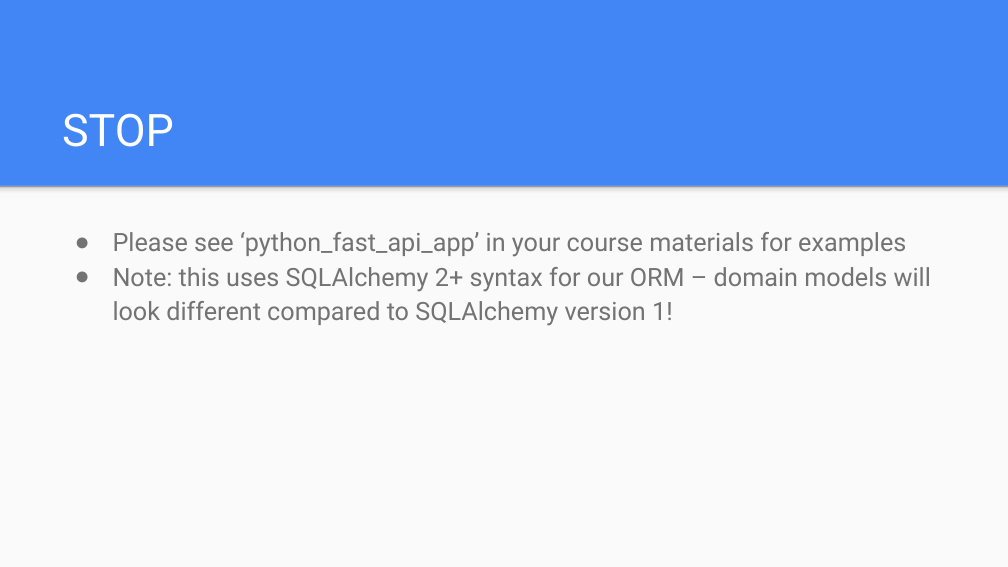
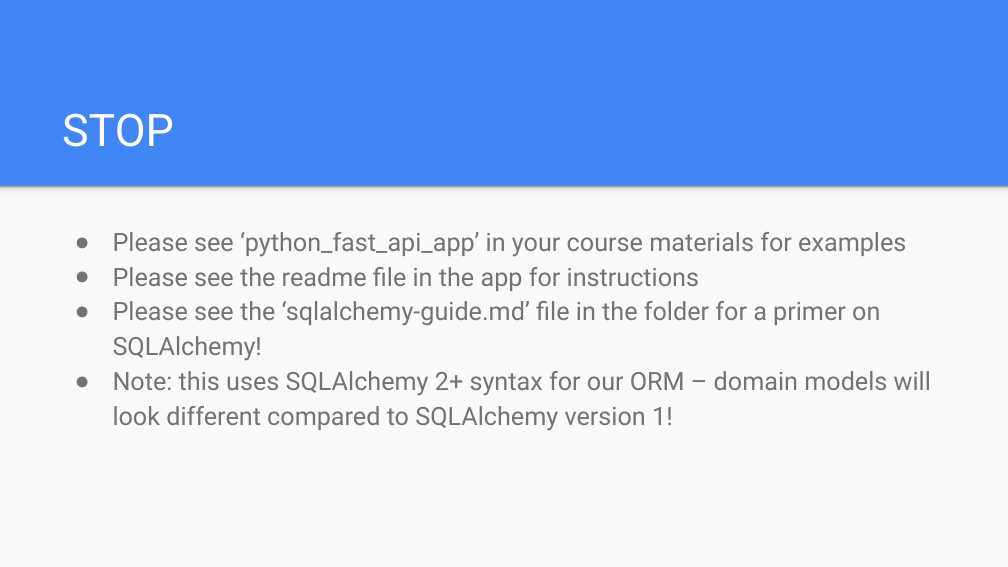
Before and after one commit to e-m-wilson/java-fs, a slide deck: slide 14 of Week_10/uv, Alembic, Pydantic, & FastAPI.pptx. Drawn at 1008x567 pixels with LibreOffice and Linux fonts; fonts in the diff are those of the drawing. Boxes give left, top, right and bottom in pixels: in the first picture for what was removed or moved away, otherwise in the second. Text is boxed around its words. In the diff, an @@ line names an element or a change of style, - is before the commit and + after.

```diff
--- a/Week_10/uv, Alembic, Pydantic, & FastAPI.pptx
+++ b/Week_10/uv, Alembic, Pydantic, & FastAPI.pptx
@@ text at [113,267,880,361]: paragraphs added @@
+● Please see the readme file in the app for instructions
+● Please see the ‘sqlalchemy-guide.md’ file in the folder for a primer on SQLAlchemy!
```
Also in this commit, not shown: 8 other files.
